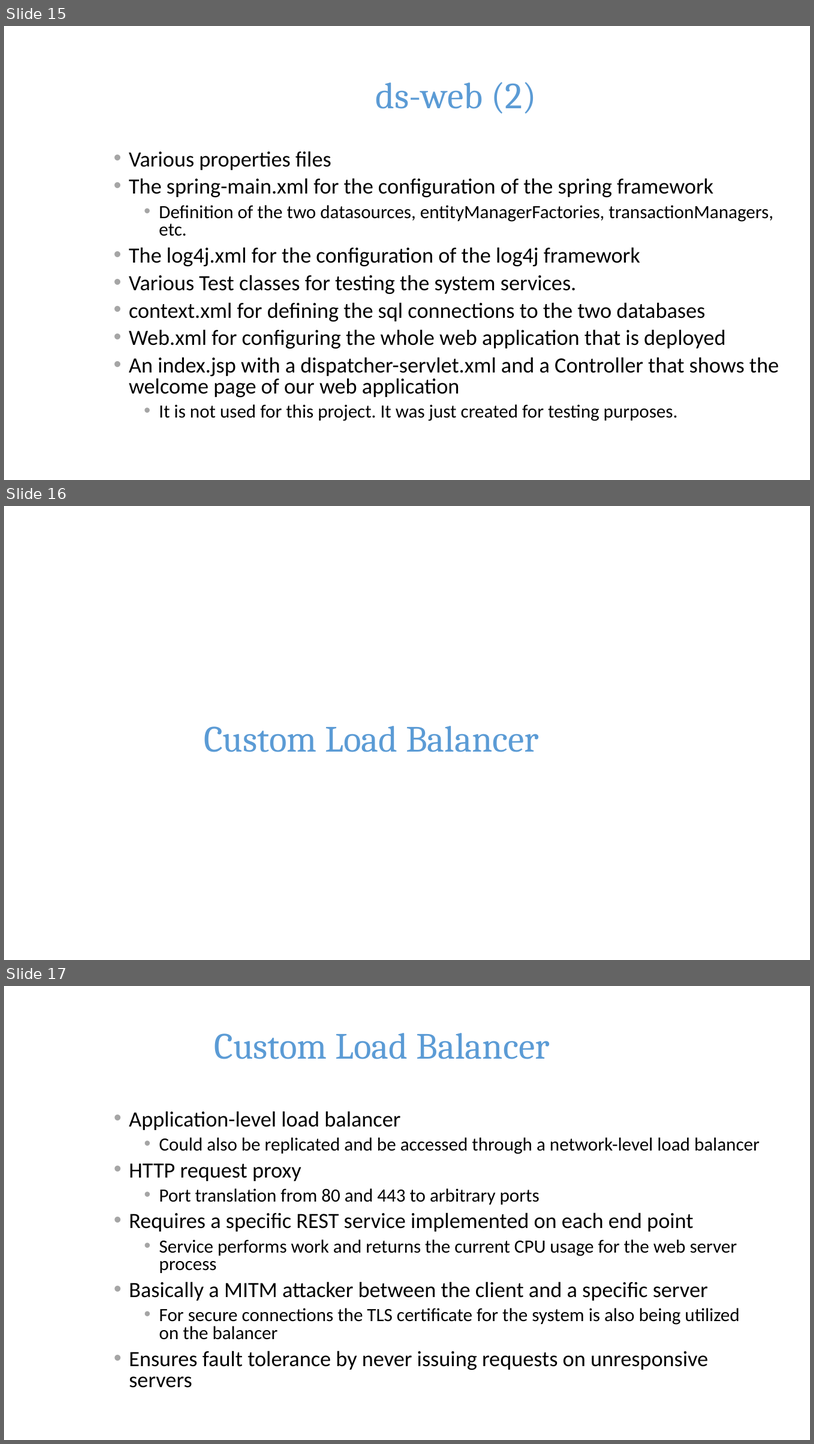
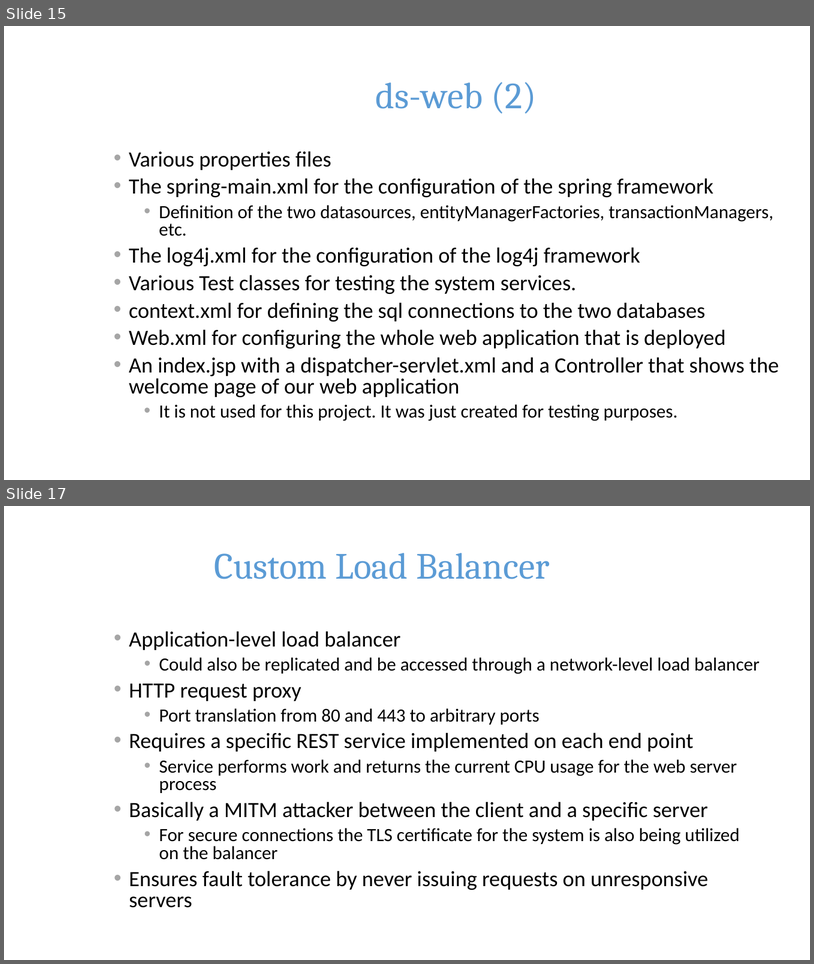
Before and after one commit to std08010/ds2015, a slide deck: Presentation.pptx. Shown one above the other, each under a label of ours: slides 15, 16 and 17 before the commit, slides 15 and 17 after it; the slides between them are not shown. The pictures are 814x1444 and 814x964 pixels, drawn with LibreOffice and Linux fonts; fonts in the diff are those of the drawing; background and template pictures are left out. Boxes give left, top, right and bottom in pixels: in the first picture for what was removed or moved away, otherwise in the second. Text is boxed around its words. In the diff, an @@ line names an element or a change of style, - is before the commit and + after.

Commit message:
changed presentation

```diff
--- a/Presentation.pptx
+++ b/Presentation.pptx
@@ slide 16 removed at (x1=4, y1=506, x2=810, y2=960), background picture (left out) @@
@@ title removed at (x1=204, y1=726, x2=539, y2=752) @@
-Custom Load Balancer
```
Also in this commit, not shown: 8 slides added, 2 other slides removed.
